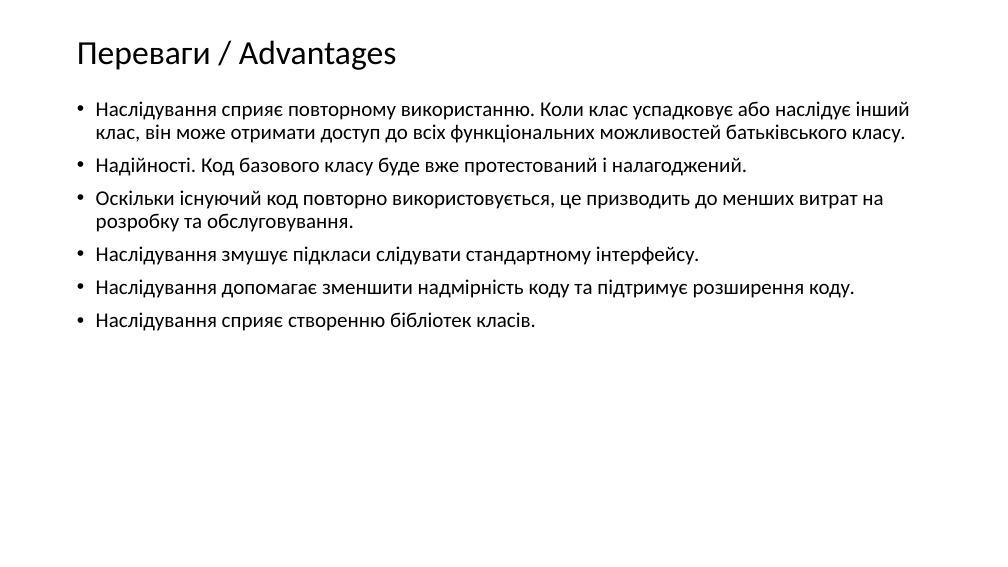
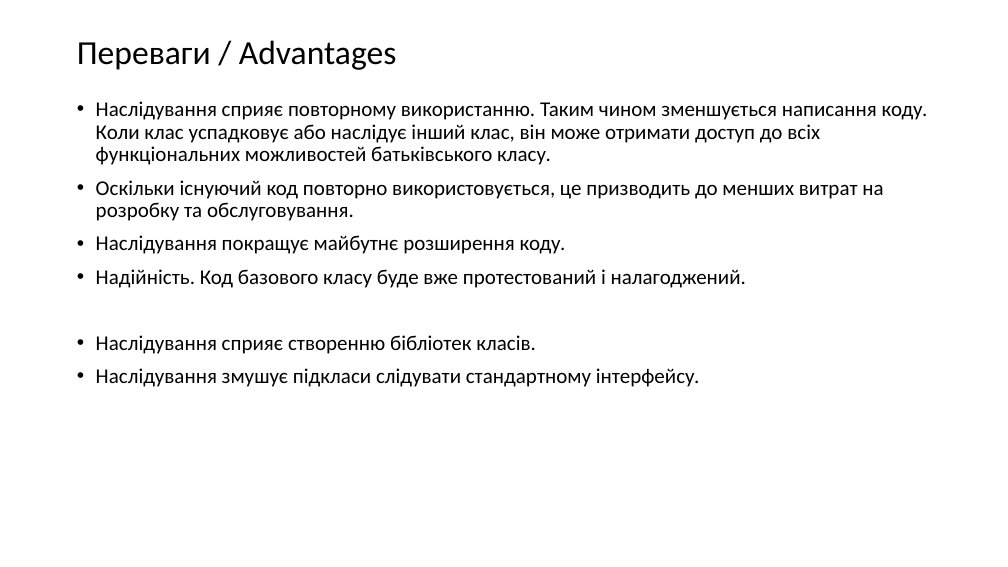
Before and after one commit to IT-Academy2020/Lesson_011_Inheritance_Polymorphism_Encapsulation, a slide deck: slide 3 of Lesson11.pptx. Drawn at 1008x567 pixels with LibreOffice and Linux fonts; fonts in the diff are those of the drawing. Boxes give left, top, right and bottom in pixels: in the first picture for what was removed or moved away, otherwise in the second. Text is boxed around its words. In the diff, an @@ line names an element or a change of style, - is before the commit and + after.

Commit message:
Altered presentation

```diff
--- a/Lesson11.pptx
+++ b/Lesson11.pptx
@@ text at (x1=96, y1=101, x2=928, y2=165): text changed @@
-• Наслідування сприяє повторному використанню. Коли клас успадковує або наслідує інший клас, він може отримати доступ до всіх функціональних можливостей батьківського класу.
-• Надійності. Код базового класу буде вже протестований і налагоджений.
+• Наслідування сприяє повторному використанню. Таким чином зменшується написання коду. Коли клас успадковує або наслідує інший клас, він може отримати доступ до всіх функціональних можливостей батьківського класу.
@@ text at (x1=96, y1=235, x2=746, y2=354): paragraphs added @@
+• Наслідування покращує майбутнє розширення коду.
+• Надійність. Код базового класу буде вже протестований і налагоджений.
+• Наслідування сприяє створенню бібліотек класів.
@@ text at (x1=96, y1=279, x2=855, y2=331): paragraphs removed @@
-• Наслідування допомагає зменшити надмірність коду та підтримує розширення коду.
-• Наслідування сприяє створенню бібліотек класів.
```
